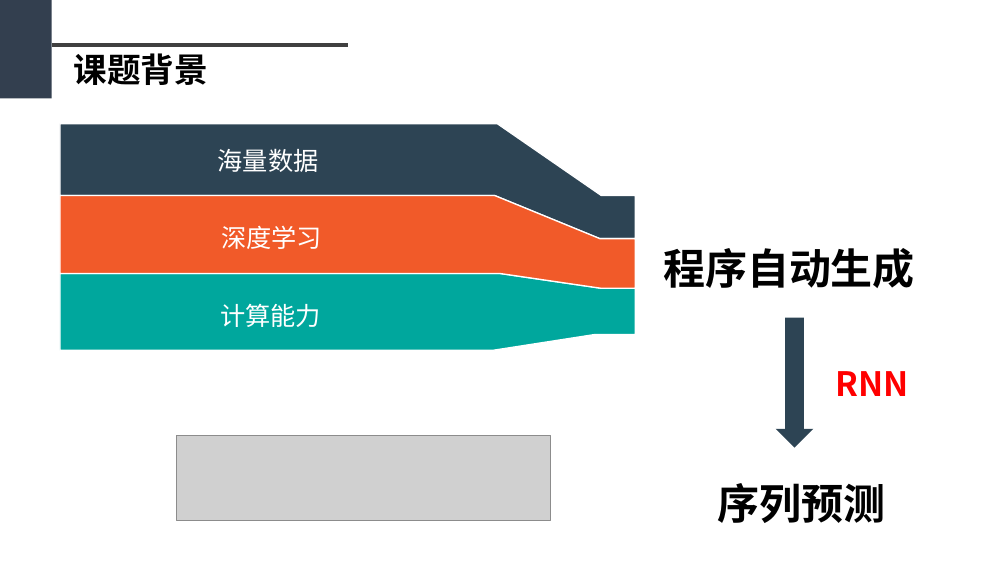
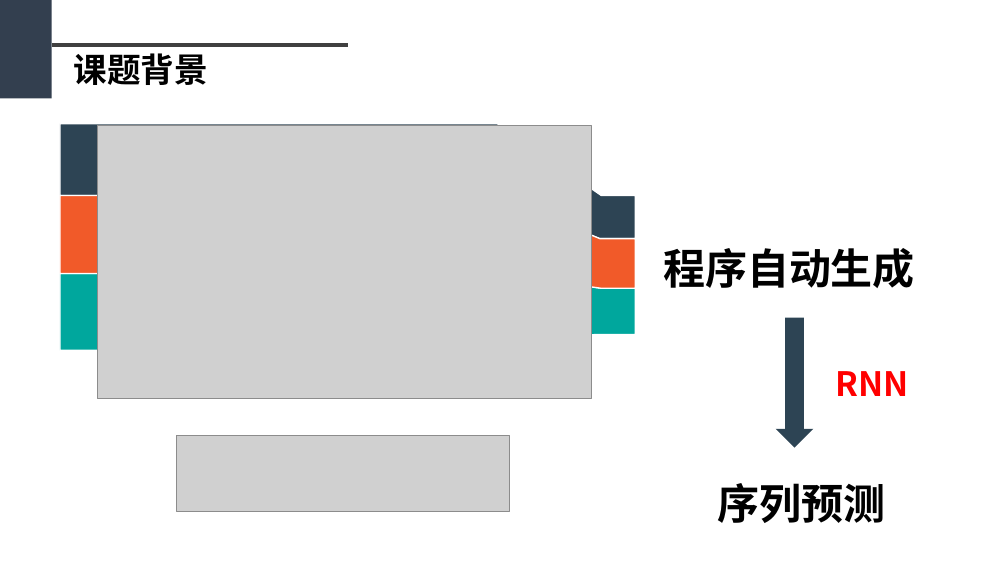
Before and after one commit to sfzhou5678/lstm, a slide deck: slide 4 of 毕业答辩PPT初稿1.pptx. Drawn at 1008x567 pixels with LibreOffice and Linux fonts; fonts in the diff are those of the drawing; grey boxes stand for pictures. Boxes give left, top, right and bottom in pixels: in the first picture for what was removed or moved away, otherwise in the second. Text is boxed around its words. In the diff, an @@ line names an element or a change of style, - is before the commit and + after.

```diff
--- a/毕业答辩PPT初稿1.pptx
+++ b/毕业答辩PPT初稿1.pptx
@@ picture added at bbox=[98, 126, 592, 399] @@
@@ text removed at bbox=[218, 148, 319, 172] @@
-海量数据
@@ text removed at bbox=[221, 226, 322, 249] @@
-深度学习
@@ text removed at bbox=[220, 304, 321, 327] @@
-计算能力
@@ picture: place and size @@
-picture at bbox=[176, 436, 551, 520]
+picture at bbox=[176, 436, 510, 511]
```
Also in this commit, not shown: 12 other slides changed, 1 slide added, 4 other files.
